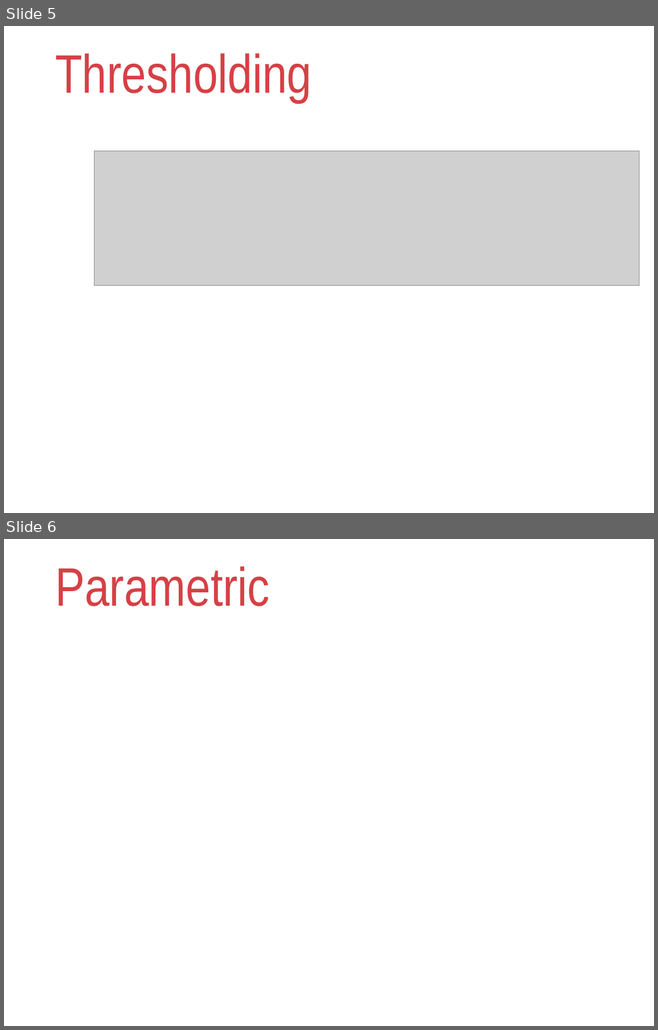
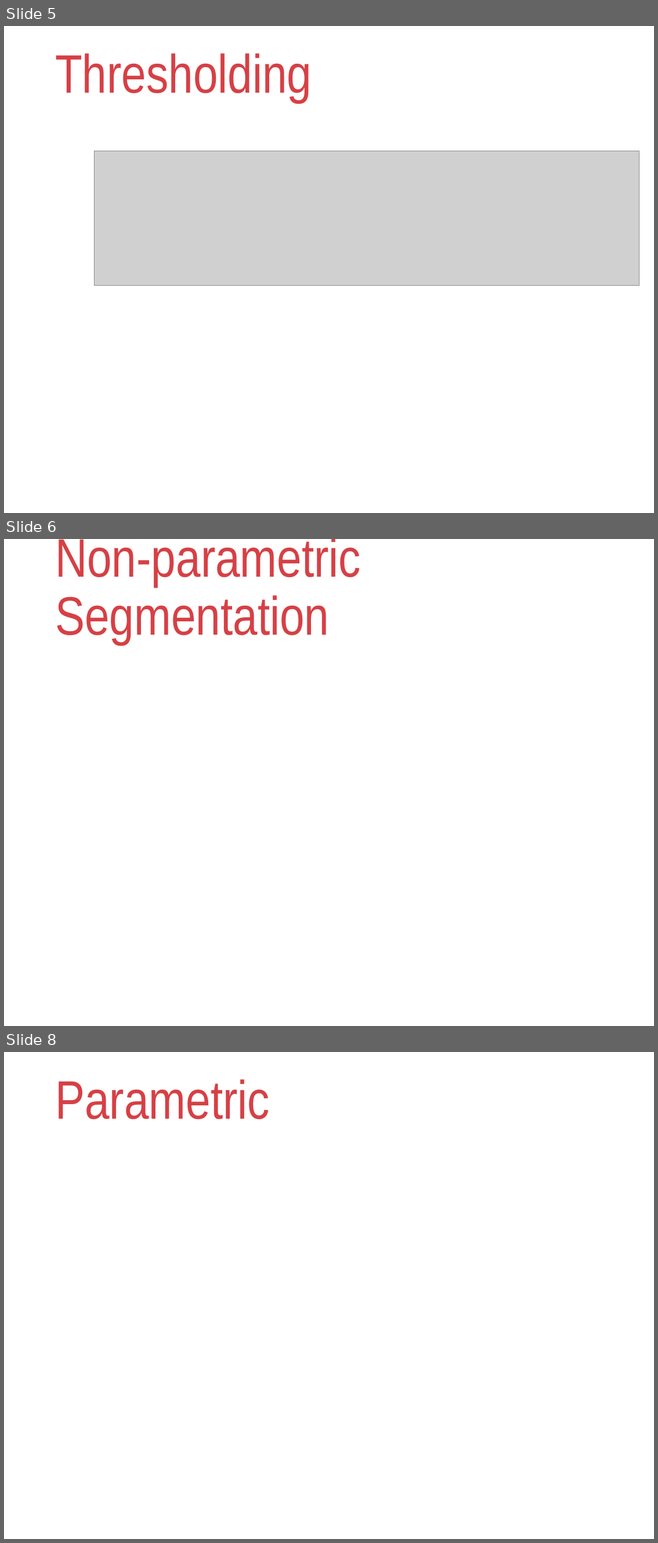
Before and after one commit to reneprincipejr/Physics-301, a slide deck: 01 Color Segmentation/Activity 1 - Color Segmentation.pptx. Shown one above the other, each under a label of ours: slides 5 and 6 before the commit, slides 5, 6 and 8 after it; the slides between them are not shown. The pictures are 658x1030 and 658x1543 pixels, drawn with LibreOffice and Linux fonts; fonts in the diff are those of the drawing; grey boxes stand for pictures; background and template pictures are left out. Boxes give left, top, right and bottom in pixels: in the first picture for what was removed or moved away, otherwise in the second. Text is boxed around its words. In the diff, an @@ line names an element or a change of style, - is before the commit and + after.

```diff
--- a/01 Color Segmentation/Activity 1 - Color Segmentation.pptx
+++ b/01 Color Segmentation/Activity 1 - Color Segmentation.pptx
@@ slide 6 added at (4,539,654,1026), background #FFFFFF @@
@@ title added at (55,539,361,645), 60 pt, text #D64045 @@
+Non-parametric Segmentation
@@ what was slide 6 is now slide 8 @@
```
Also in this commit, not shown: 3 other slides added, 2 slides removed, 18 other files.
